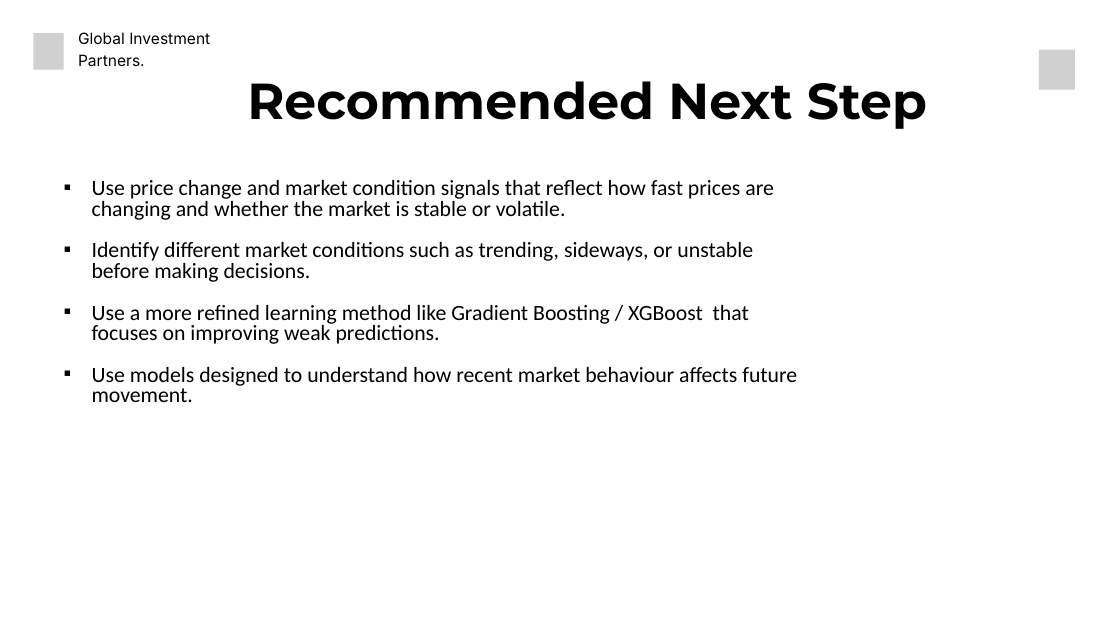
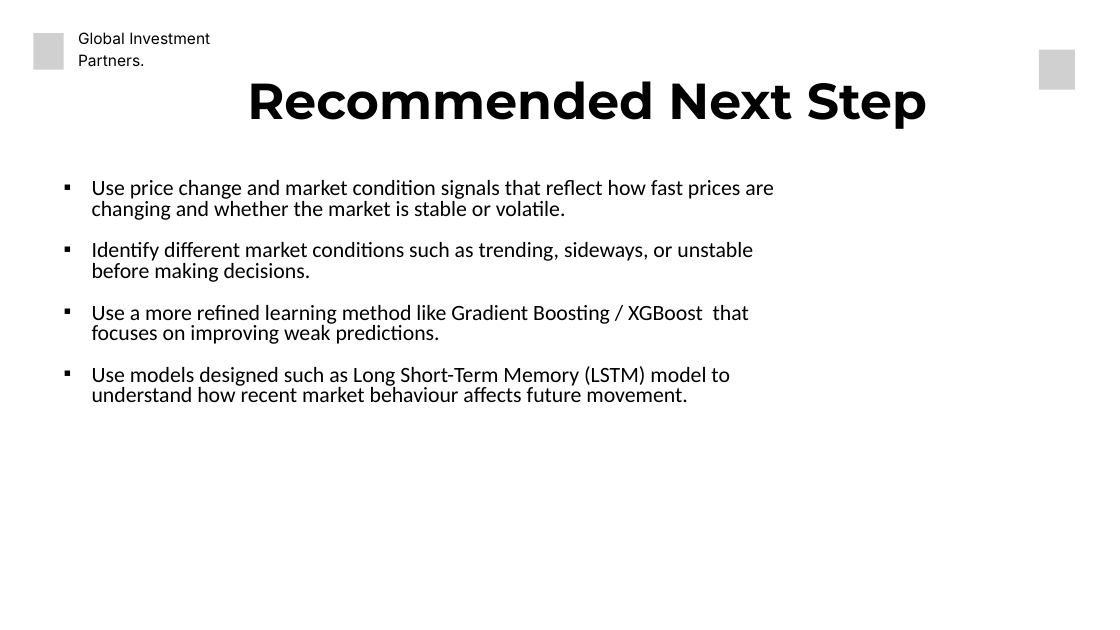
Before and after one commit to Devabebi/Abebi_Muinat_Tijani_week1, a slide deck: slide 9 of docs/stock_market_prediction_ppt.pptx. Drawn at 1120x630 pixels with LibreOffice and Linux fonts; fonts in the diff are those of the drawing; grey boxes stand for pictures; background and template pictures are left out. Boxes give left, top, right and bottom in pixels: in the first picture for what was removed or moved away, otherwise in the second. Text is boxed around its words. In the diff, an @@ line names an element or a change of style, - is before the commit and + after.

Commit message:
change made

```diff
--- a/docs/stock_market_prediction_ppt.pptx
+++ b/docs/stock_market_prediction_ppt.pptx
@@ text at [92, 366, 730, 402]: text changed @@
-▪ Use models designed to understand how recent market behaviour affects future movement.
+▪ Use models designed such as Long Short-Term Memory (LSTM) model to understand how recent market behaviour affects future movement.
```
